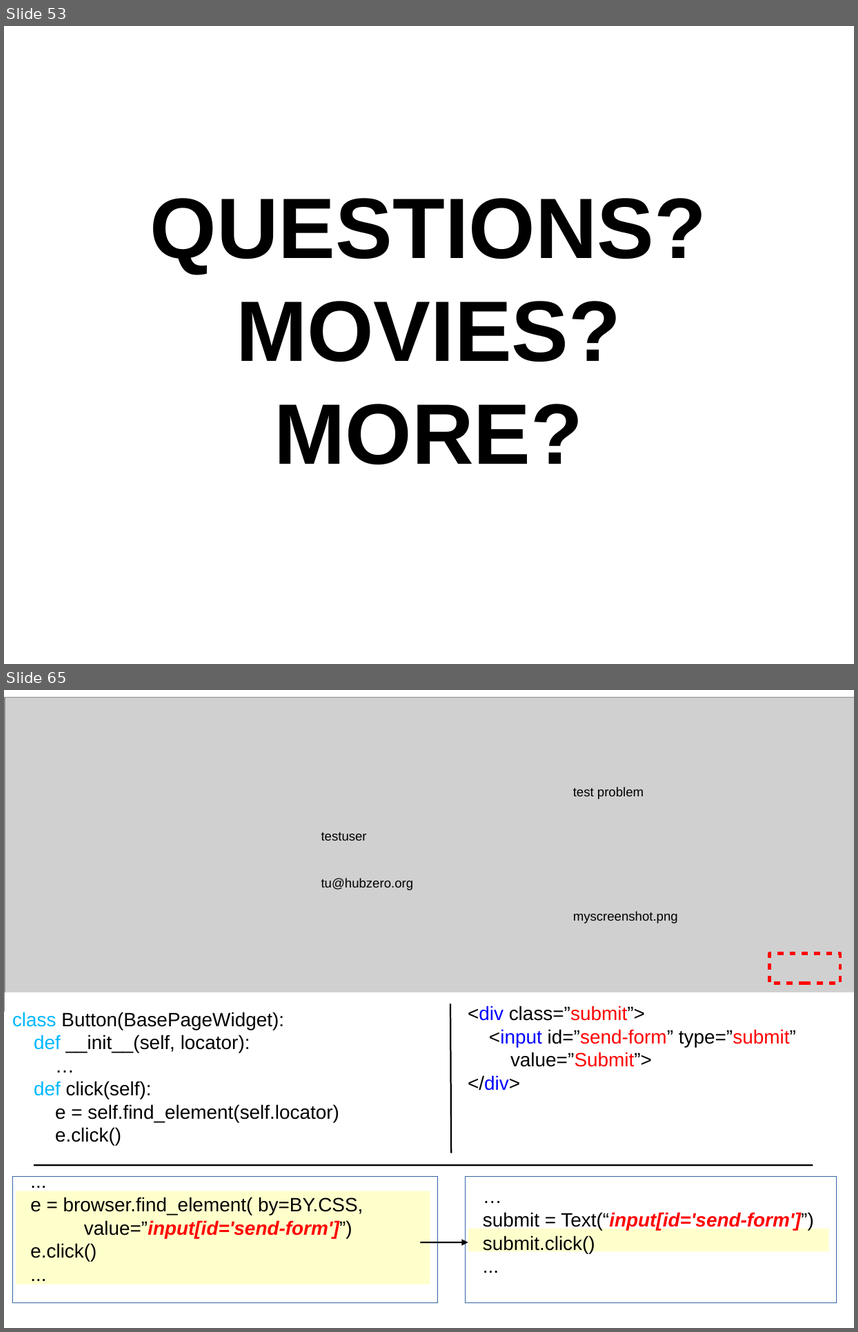
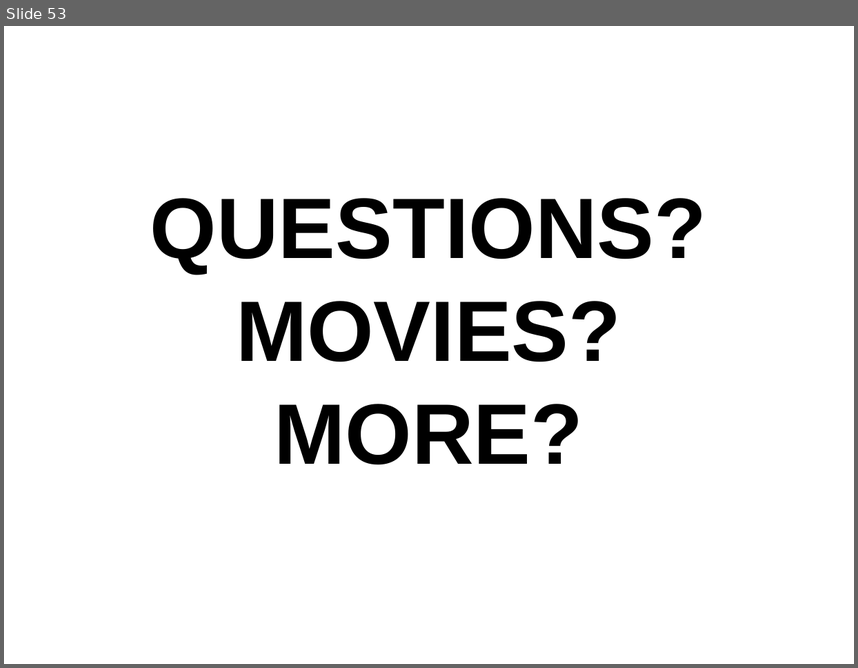
Before and after one commit to dskard/spensatechtalk, a slide deck: spensa_selenium_intro.odp. Shown one above the other, each under a label of ours: slides 53 and 65 before the commit, slide 53 after it; the slides between them are not shown. The pictures are 858x1332 and 858x668 pixels, drawn with LibreOffice and Linux fonts; fonts in the diff are those of the drawing; grey boxes stand for pictures. Boxes give left, top, right and bottom in pixels: in the first picture for what was removed or moved away, otherwise in the second. Text is boxed around its words. In the diff, an @@ line names an element or a change of style, - is before the commit and + after.

```diff
--- a/spensa_selenium_intro.odp
+++ b/spensa_selenium_intro.odp
@@ slide 65 removed at bbox=[4, 690, 854, 1328], background #FFFFFF @@
@@ picture removed at bbox=[5, 698, 854, 1012] @@
@@ text removed at bbox=[573, 787, 644, 799] @@
-test problem
@@ text removed at bbox=[321, 832, 367, 840] @@
-testuser
@@ text removed at bbox=[321, 878, 414, 890] @@
-tu@hubzero.org
@@ text removed at bbox=[573, 911, 678, 923] @@
-myscreenshot.png
@@ rectangle removed at bbox=[770, 953, 841, 983] @@
@@ rectangle removed at bbox=[5, 992, 854, 1313] @@
@@ text removed at bbox=[12, 1012, 339, 1145] @@
-class Button(BasePageWidget):
-def __init__(self, locator):
-…
-def click(self):
-e = self.find_element(self.locator)
-e.click()
@@ line removed from (450, 1004) to (451, 1153) @@
@@ text removed at bbox=[468, 1005, 796, 1090] @@
-<div class=”submit”>
-<input id=”send-form” type=”submit”
-value=”Submit”>
-</div>
@@ line removed from (34, 1165) to (813, 1165) @@
@@ rectangle removed at bbox=[12, 1176, 437, 1303] @@
@@ rectangle removed at bbox=[466, 1176, 837, 1303] @@
@@ rectangle removed at bbox=[16, 1191, 430, 1284] @@
@@ text removed at bbox=[30, 1196, 363, 1261] @@
-...
-e = browser.find_element( by=BY.CSS,
-value=”input[id='send-form']”)
-e.click()
-...
@@ text removed at bbox=[483, 1212, 813, 1253] @@
-…
-submit = Text(“input[id='send-form']”)
-submit.click()
-...
@@ arrow removed from (421, 1242) to (468, 1242) @@
@@ rectangle removed at bbox=[468, 1228, 829, 1252] @@
```
Also in this commit, not shown: 1 slide changed, 39 other slides removed.
